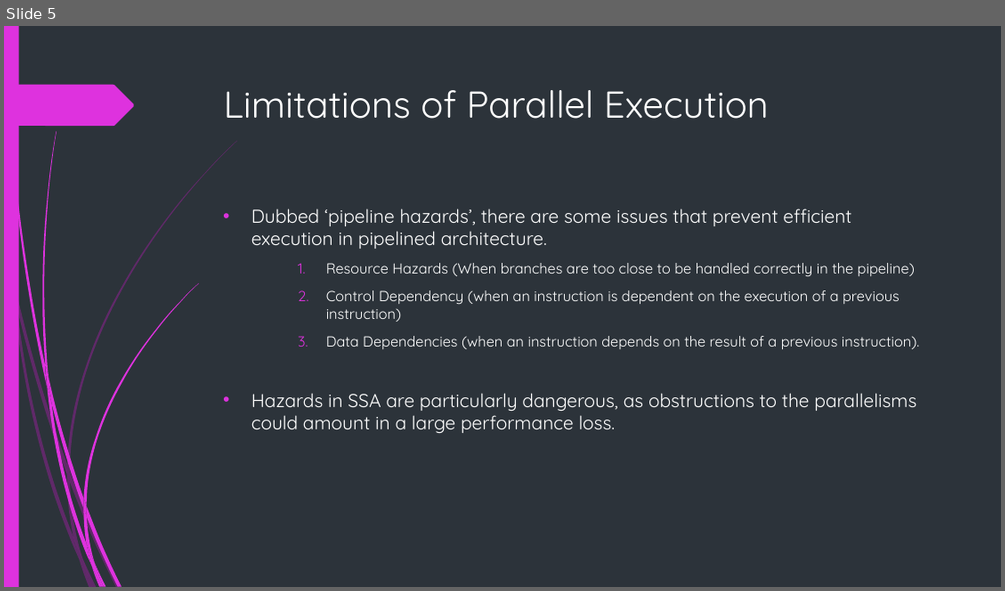
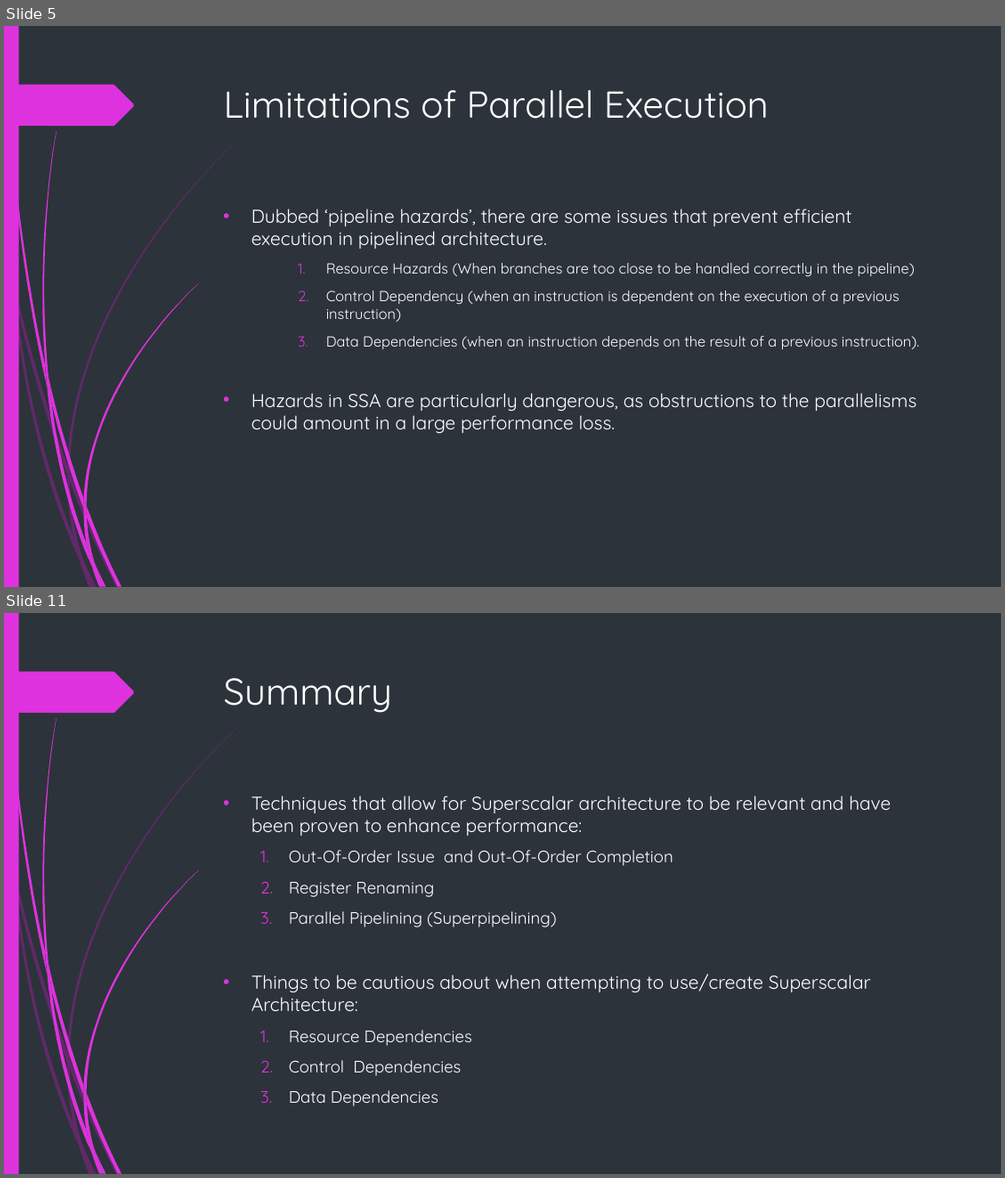
Before and after one commit to BlenderCN-Org/University-Assignments, a slide deck: CS3340 - Computer Architecture/hw5/mgm160130.pptx. Shown one above the other, each under a label of ours: slide 5 before the commit, slides 5 and 11 after it; the slides between them are not shown. The pictures are 1005x591 and 1005x1178 pixels, drawn with LibreOffice and Linux fonts; fonts in the diff are those of the drawing. Boxes give left, top, right and bottom in pixels: in the first picture for what was removed or moved away, otherwise in the second. Text is boxed around its words. In the diff, an @@ line names an element or a change of style, - is before the commit and + after.

```diff
--- a/CS3340 - Computer Architecture/hw5/mgm160130.pptx
+++ b/CS3340 - Computer Architecture/hw5/mgm160130.pptx
@@ slide 11 added at (4,613,1001,1174), background #2C333A; not listed: 24 template elements that a slide beside it also shows @@
@@ title added at (224,678,392,713), 36 pt, text #FFFFFF @@
+Summary
@@ text added at (251,795,890,1106), 18 pt, text #FFFFFF @@
+• Techniques that allow for Superscalar architecture to be relevant and have been proven to enhance performance:
+  1. Out-Of-Order Issue and Out-Of-Order Completion
+  2. Register Renaming
+  3. Parallel Pipelining (Superpipelining)
+• Things to be cautious about when attempting to use/create Superscalar Architecture:
+  1. Resource Dependencies
+  2. Control Dependencies
+  3. Data Dependencies
```
Also in this commit, not shown: 4 slides changed, 4 other slides added, 1 slide removed, 1 other file.
